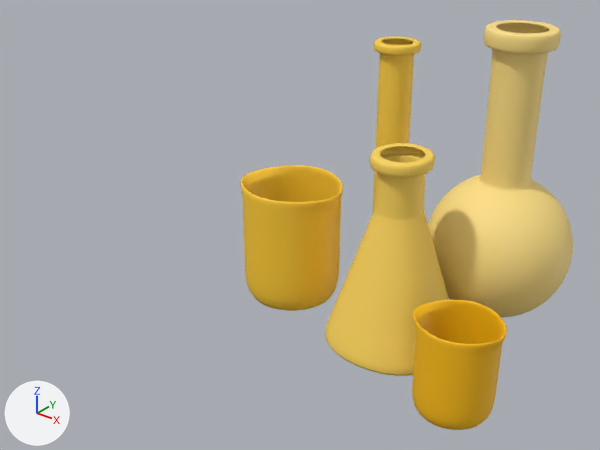
Before and after pictures for a commit that changed the glTF model src/worlds/KIN_ShootTheMonkey/assets/models/Beaker_Group2.glb.
The view is the same before and after, from a 50 mm lens placed at (1.42, -0.68, 3.74), pointed at (-1.18, 2.56, 1.73). Lighting does not change. The marker at lower left points along +X, +Y and +Z. Where no turn or scale is listed for an object, it has been applied to the vertices.

Objects in the first picture: 'pCylinder1_lambert7_0', 'pCylinder2_lambert3_0', 'pCylinder3_lambert4_0', 'pCylinder4_lambert5_0', 'pSphere1_lambert6_0'.
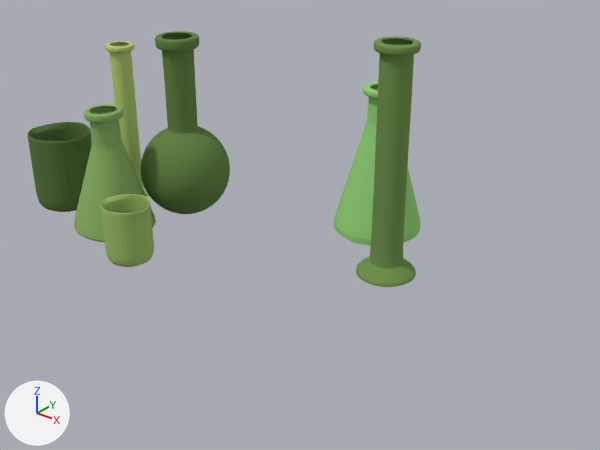
The newer file is also rescaled (x1.291), turned or shifted as a whole; pictures and numbers use the older file's frame.

The change in detail:
Material 'lambert6' (mat_lambert6) changes colour from yellow #ffe187 to green #61803f; in linear values from (1.0, 0.753, 0.242) to (0.119, 0.216, 0.0502).
Material 'lambert5' (mat_lambert5) changes colour from yellow #ffd145 to green #b7d175; in linear values from (1.0, 0.638, 0.0595) to (0.471, 0.64, 0.179).
Material 'lambert7' (mat_lambert7) changes colour from yellow #ffd75c to green #91d175; in linear values from (1.0, 0.68, 0.107) to (0.282, 0.64, 0.179).
Material 'lambert44' (mat_lambert44) is new.
Its base color is (0.336, 0.511, 0.141) (green #9dbd69).
Its roughness is 1.0.
Material 'lambert43' (mat_lambert43) is new.
Its base color is (0.248, 0.433, 0.119) (green #88b061).
Its roughness is 1.0.
Material 'lambert42' (mat_lambert42) is new.
Its base color is (0.091, 0.166, 0.0376) (dark green #557137).
Its roughness is 1.0.
Material 'lambert8' (mat_lambert8) is new.
Its base color is (0.157, 0.285, 0.0658) (green #6e9149).
Its roughness is 1.0.
me_pcylinder4_lambert5_0 has 4546 vertices, 9088 faces and spans x -0.167..0.167, y -0.167..0.167, z -0.695..0.613.
me_pcylinder4_lambert5_0 no longer uses material mat_lambert5 (yellow #ffd145).
me_pcylinder4_lambert5_0 now uses material mat_lambert8 (green #6e9149).
Mesh me_pcylinder3 is new.
It has 1474 vertices, 2944 faces and spans x -12.69..-10.93, y -0.64..0.89, z -0.67..1.33.
It uses material mat_lambert44 (green #9dbd69).
Mesh me_pcylinder4 is new.
It has 4546 vertices, 9088 faces and spans x -24.1..-21.1, y -3.3..-0.3, z -7.9..4.0.
It uses material mat_lambert5 (green #b7d175).
Mesh me_pcylinder1 is new.
It has 3394 vertices, 6784 faces and spans x -11.7..-9.17, y -1.42..1.05, z -0.93..2.97.
It uses material mat_lambert43 (green #88b061).
Mesh me_pcylinder2 is new.
It has 1474 vertices, 2944 faces and spans x -8.24..-6.48, y -0.95..0.58, z -0.74..1.27.
It uses material mat_lambert42 (dark green #557137).
Mesh me_psphere1 is new.
It has 19362 vertices, 38720 faces and spans x -6.56..-5.0, y -1.24..0.32, z -0.97..2.19.
It uses material mat_lambert6 (green #61803f).
Mesh me_pcylinder6 is new.
It has 4034 vertices, 8064 faces and spans x -0.265..0.265, y -0.265..0.265, z -0.155..0.742.
It uses material mat_lambert7 (green #91d175).
Object 'pSphere1' (ob_psphere1) now shows me_psphere1 instead of nothing.
Object 'pSphere1_lambert6_0' (ob_psphere1_lambert6_0) is deleted.
Object 'pCylinder4' (ob_pcylinder4) now shows me_pcylinder4 instead of nothing.
Object 'pCylinder3' (ob_pcylinder3) now shows me_pcylinder3 instead of nothing.
Object 'pCylinder3_lambert4_0' (ob_pcylinder3_lambert4_0) is deleted.
Object 'pCylinder2' (ob_pcylinder2) now shows me_pcylinder2 instead of nothing.
Object 'pCylinder2_lambert3_0' (ob_pcylinder2_lambert3_0) is deleted.
Object 'pCylinder1' (ob_pcylinder1) now shows me_pcylinder1 instead of nothing.
Object 'pCylinder1_lambert7_0' (ob_pcylinder1_lambert7_0) is deleted.
Object 'pCylinder6' (ob_pcylinder6) is new; it shows me_pcylinder6.
Its location is (-1.088, 3.206, 1.646).

Boxes [x1, y1, x2, y2] around the edits, measured in the pictures (600 x 450 px):
'pSphere1_lambert6_0', deleted (yellow)
    before: [428, 20, 573, 318]
'pCylinder1_lambert7_0', deleted (yellow)
    before: [325, 143, 449, 376]
'pCylinder2_lambert3_0', deleted (yellow)
    before: [240, 165, 343, 311]
'pCylinder3_lambert4_0', deleted (yellow)
    before: [412, 300, 507, 430]
'pSphere1', now drawn (green)
    after: [141, 31, 230, 214]
'pCylinder4_lambert5_0', recoloured (yellow to green)
    both: [356, 36, 421, 287]
'pCylinder1', now drawn (green)
    after: [74, 104, 156, 242]
'pCylinder2', now drawn (green)
    after: [28, 122, 92, 212]
'pCylinder6', added (green)
    after: [334, 82, 421, 245]
'pCylinder3', now drawn (green)
    after: [100, 194, 154, 267]
'pCylinder4', now drawn (green)
    after: [105, 41, 149, 197]
